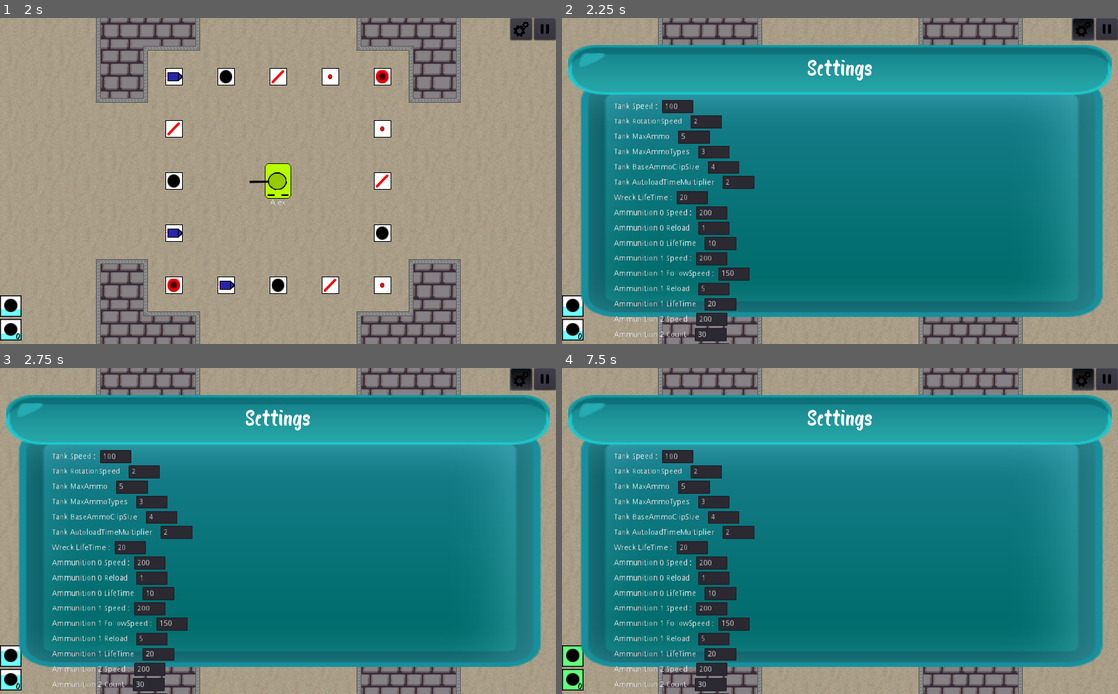
Above: before the commit, frames 1-4 (two rows, left to right).
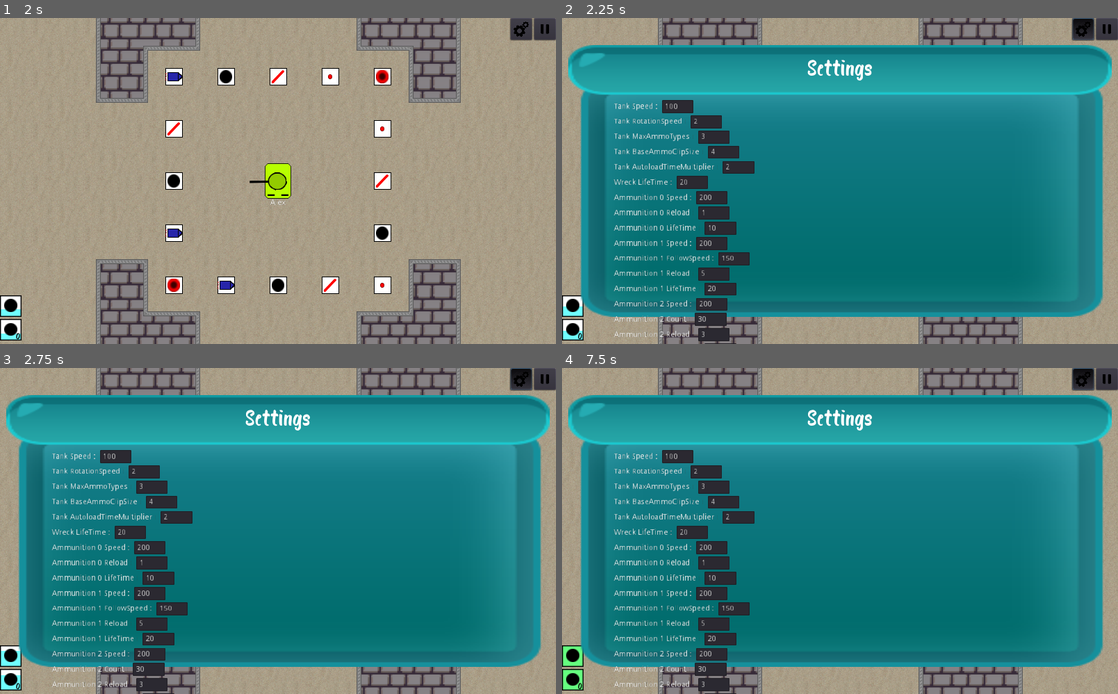
Above: after the commit, the same moments.

Repository: mm-102/godot_tanks
Game: Godot game, scene res://GameModeMaster.tscn
Same seed, same stepped clock (60 frames per second), same inputs: the game is played once before the commit and once after it.
Inputs (mouse positions are in pixels of both pictures, inside the frame that each line leads up to):
- Up to frame 1 (2 s): click (294, 154) at 0.52 s; type "Alex" at 0.6 s; click "Single" at 1.25 s
- Up to frame 2 (2.25 s): click (1084, 27) at 2 s
- Up to frame 3 (2.75 s): no input
- Up to frame 4 (7.5 s): click (1106, 377) at 2.75 s; tap Enter at 3.5 s; move the mouse to (962, 514) at 3.52 s; hold D (p_right) 3.53-4.28 s; hold Tab (Scoreboard) 3.53-4.28 s; move the mouse to (728, 547) at 4.27 s; hold S (p_backward) 4.28-5.03 s; click (728, 547) at 4.35 s; move the mouse to (895, 459) at 5.02 s; hold D (p_right) 5.03-5.78 s; tap Mouse wheel up (p_zoom_in) at 5.1 s; move the mouse to (812, 596) at 5.77 s; hold W (p_forward) 5.78-6.53 s; tap Mouse wheel down (p_zoom_out) at 5.85 s; move the mouse to (1006, 579) at 6.52 s; hold Tab (Scoreboard) 6.53-7.28 s; hold A (p_left) from 6.53 s (still down); tap Space at 7.25 s; move the mouse to (673, 482) at 7.27 s; click (673, 482) at 7.35 s

Frame 1 is identical in both runs. In frame 2, 3.7% of the frame differs, in the area x 9-35%, y 34-100%; in frame 3, 3.7%; in frame 4, 3.7%.

Commit message:
Remove MaxAmmo setting

Diff:
--- a/Global/GameSettings.gd
+++ b/Global/GameSettings.gd
@@ -54,7 +54,6 @@
 const DEFAULT = {
 	["Tank", "Speed"]: 100.0,
 	["Tank", "RotationSpeed"]: 2.0,
-	["Tank", "MaxAmmo"]: 5,
 	["Tank", "MaxAmmoTypes"]: 3,
 	["Tank", "BaseAmmoClipSize"]: 4,
 	["Tank", "AutoloadTimeMultiplier"]: 2,
@@ -101,7 +100,6 @@
 	"Tank": {
 		"Speed" : null,
 		"RotationSpeed" : null,
-		"MaxAmmo" : null,
 		"BaseAmmoType" : null,
 		"MaxAmmoTypes" : null, # including default bullet
 		"BaseAmmoClipSize" : null,
